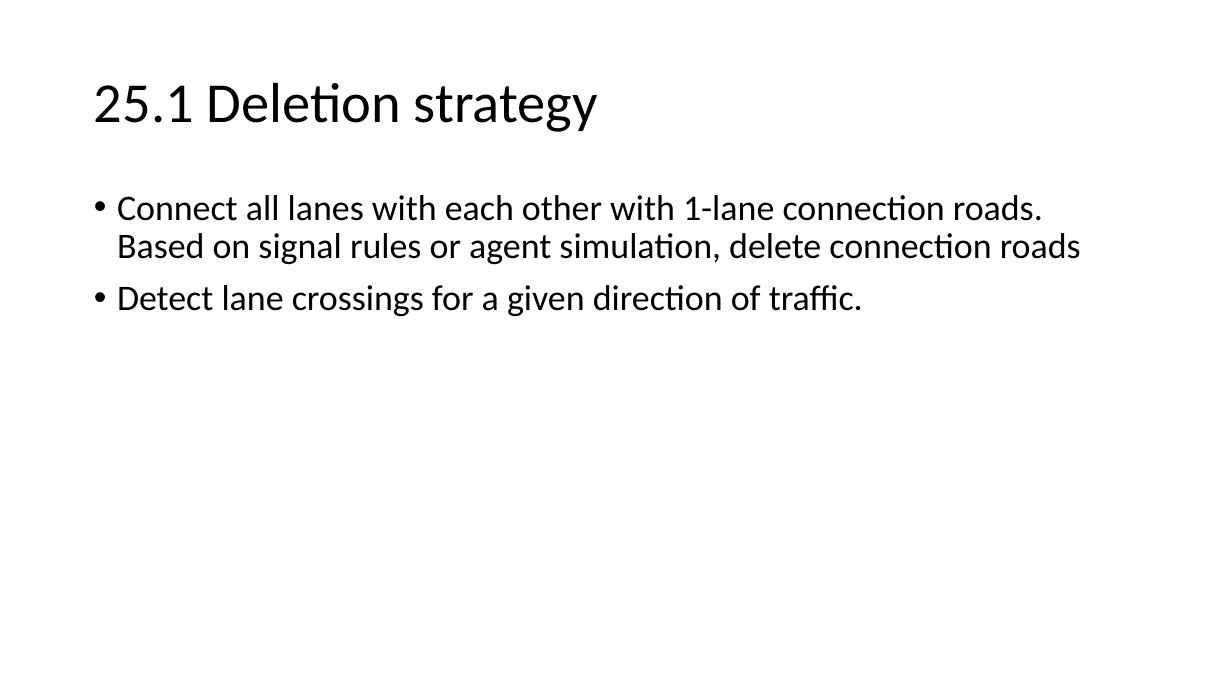
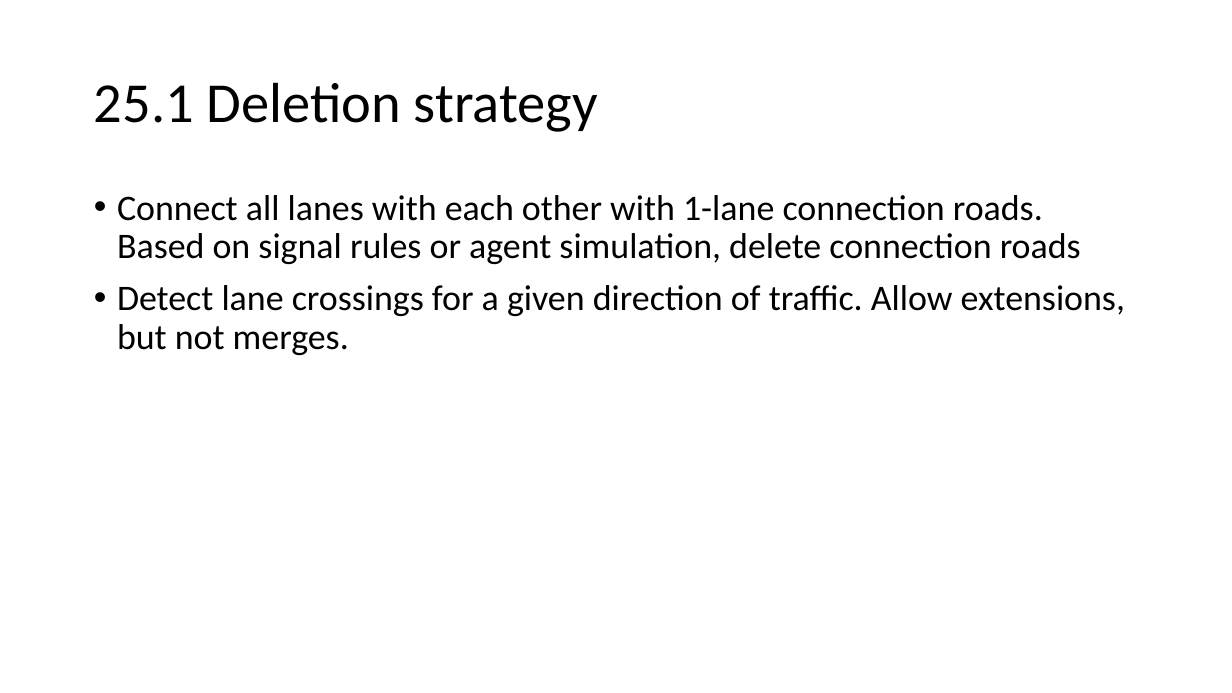
Before and after one commit to AugmentedDesignLab/junction-art, a slide deck: slide 36 of plan/challenges.pptx. Drawn at 1232x693 pixels with LibreOffice and Linux fonts; fonts in the diff are those of the drawing. Boxes give left, top, right and bottom in pixels: in the first picture for what was removed or moved away, otherwise in the second. Text is boxed around its words. In the diff, an @@ line names an element or a change of style, - is before the commit and + after.

```diff
--- a/plan/challenges.pptx
+++ b/plan/challenges.pptx
@@ text at [117,285,1125,355]: text changed @@
-• Detect lane crossings for a given direction of traffic.
+• Detect lane crossings for a given direction of traffic. Allow extensions, but not merges.
```
Also in this commit, not shown: 2 other slides changed, 1 other file.
